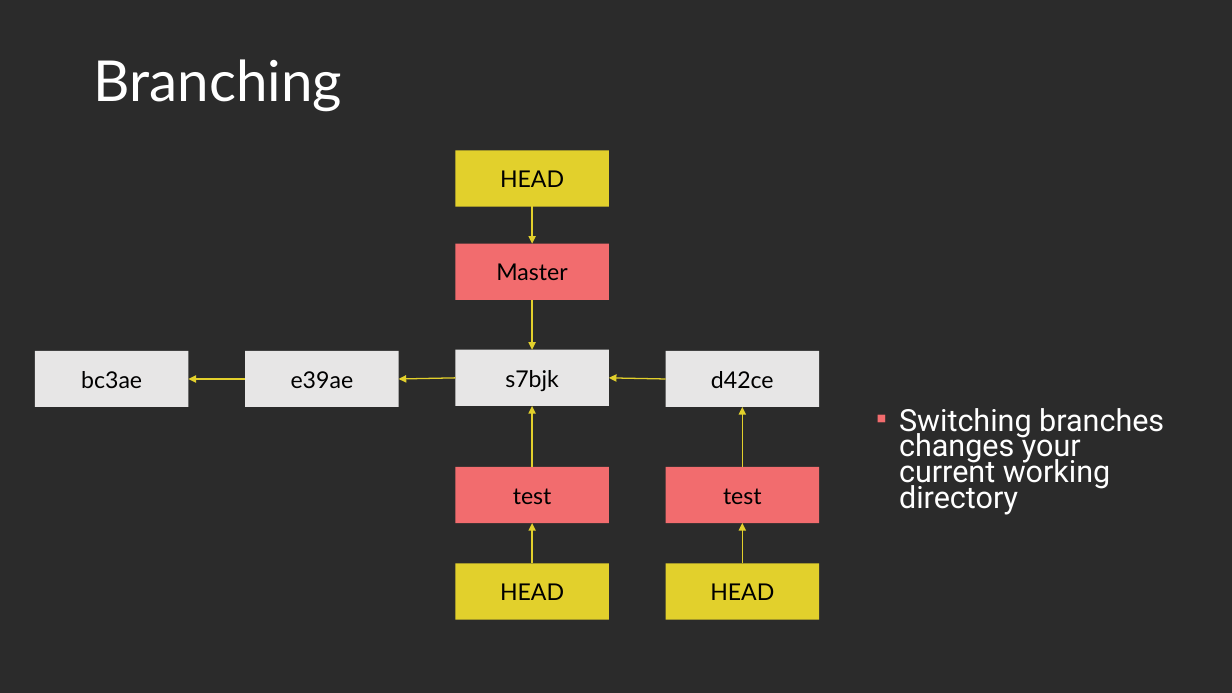
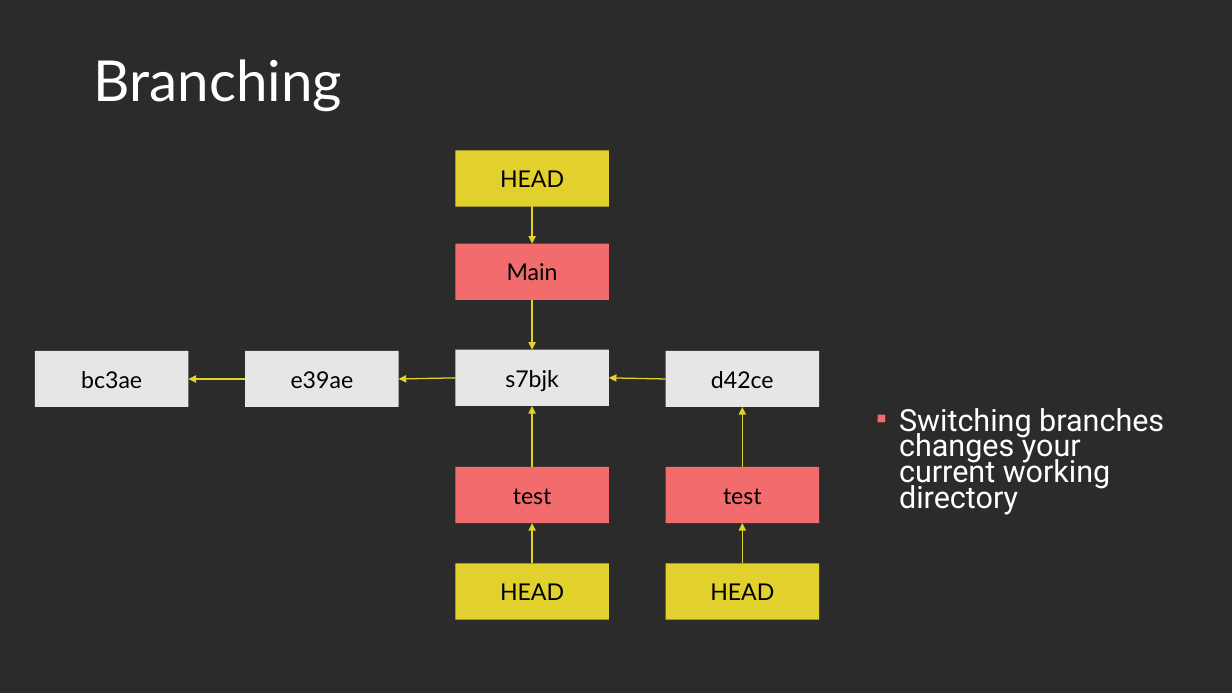
Before and after one commit to Light2Dark/git_tutorial, a slide deck: slide 25 of Git and Github.pptx (slide 22 before the commit). Drawn at 1232x693 pixels with LibreOffice and Linux fonts; fonts in the diff are those of the drawing; background and template pictures are left out; a plain dark background stands for a picture behind light text. Boxes give left, top, right and bottom in pixels: in the first picture for what was removed or moved away, otherwise in the second. Text is boxed around its words. In the diff, an @@ line names an element or a change of style, - is before the commit and + after.

```diff
--- a/Git and Github.pptx
+++ b/Git and Github.pptx
@@ text in rectangle at [507,263,558,280]: text changed @@
-Master
+Main
```
Also in this commit, not shown: 8 other slides changed, 4 slides added.
